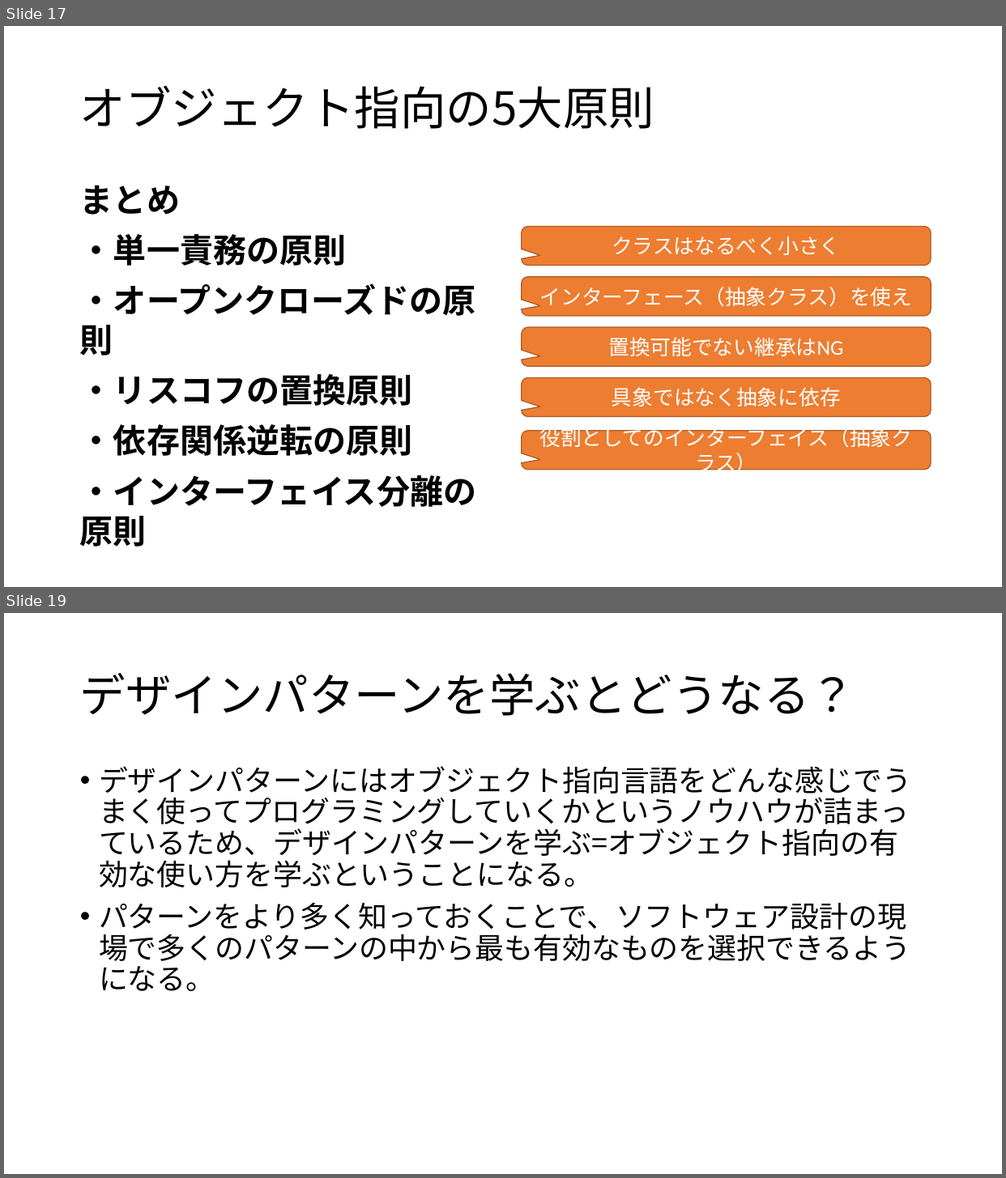
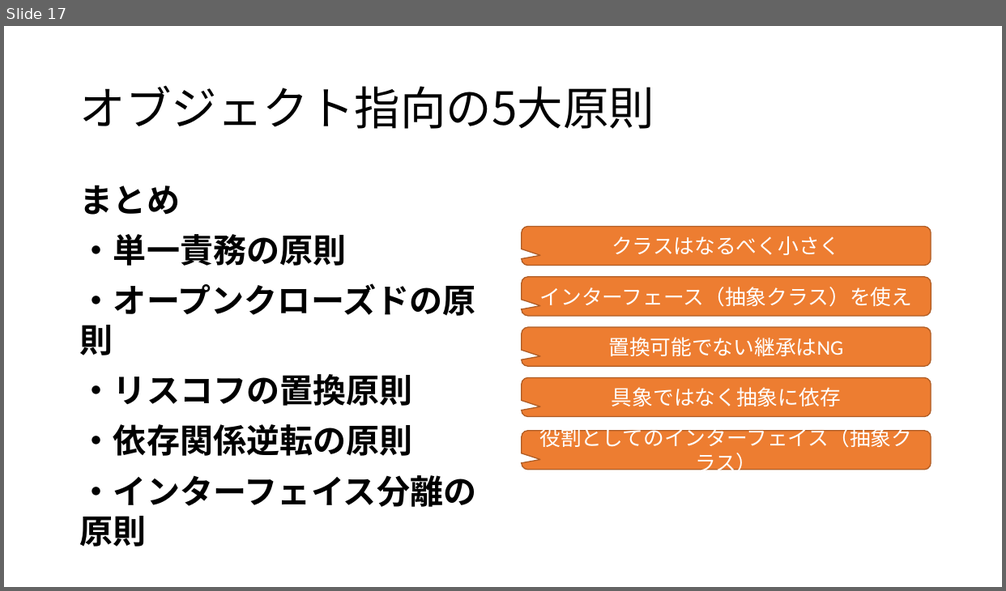
Before and after one commit to acchi17/CsSamply_DesignPattern, a slide deck: ObjectOrientedBasic/オブジェクト指向概説.pptx. Shown one above the other, each under a label of ours: slides 17 and 19 before the commit, slide 17 after it; the slides between them are not shown. The pictures are 1006x1178 and 1006x591 pixels, drawn with LibreOffice and Linux fonts; fonts in the diff are those of the drawing. Boxes give left, top, right and bottom in pixels: in the first picture for what was removed or moved away, otherwise in the second. Text is boxed around its words. In the diff, an @@ line names an element or a change of style, - is before the commit and + after.

```diff
--- a/ObjectOrientedBasic/オブジェクト指向概説.pptx
+++ b/ObjectOrientedBasic/オブジェクト指向概説.pptx
@@ slide 19 removed at (x1=4, y1=613, x2=1002, y2=1174), background #FFFFFF @@
@@ title removed at (x1=80, y1=673, x2=855, y2=716) @@
-デザインパターンを学ぶとどうなる？
@@ text removed at (x1=99, y1=766, x2=911, y2=991) @@
-• デザインパターンにはオブジェクト指向言語をどんな感じでうまく使ってプログラミングしていくかというノウハウが詰まっているため、デザインパターンを学ぶ=オブジェクト指向の有効な使い方を学ぶということになる。
-• パターンをより多く知っておくことで、ソフトウェア設計の現場で多くのパターンの中から最も有効なものを選択できるようになる。
```
Also in this commit, not shown: 2 slides changed, 1 other slide removed, 1 other file.
